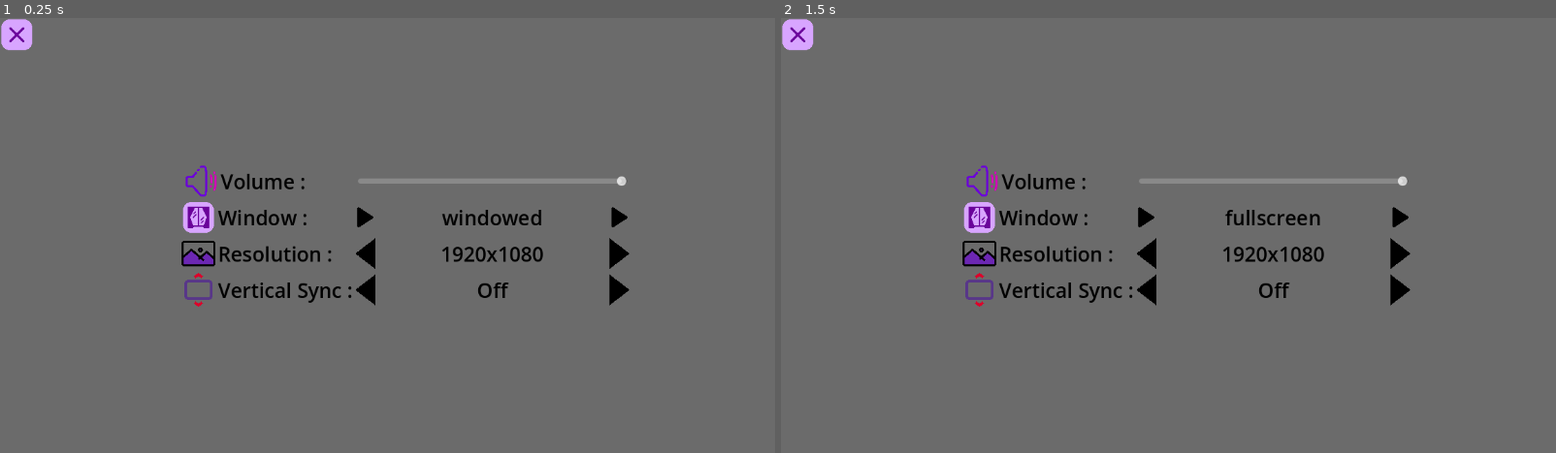
Above: before the commit, frames 1-2 (left to right).
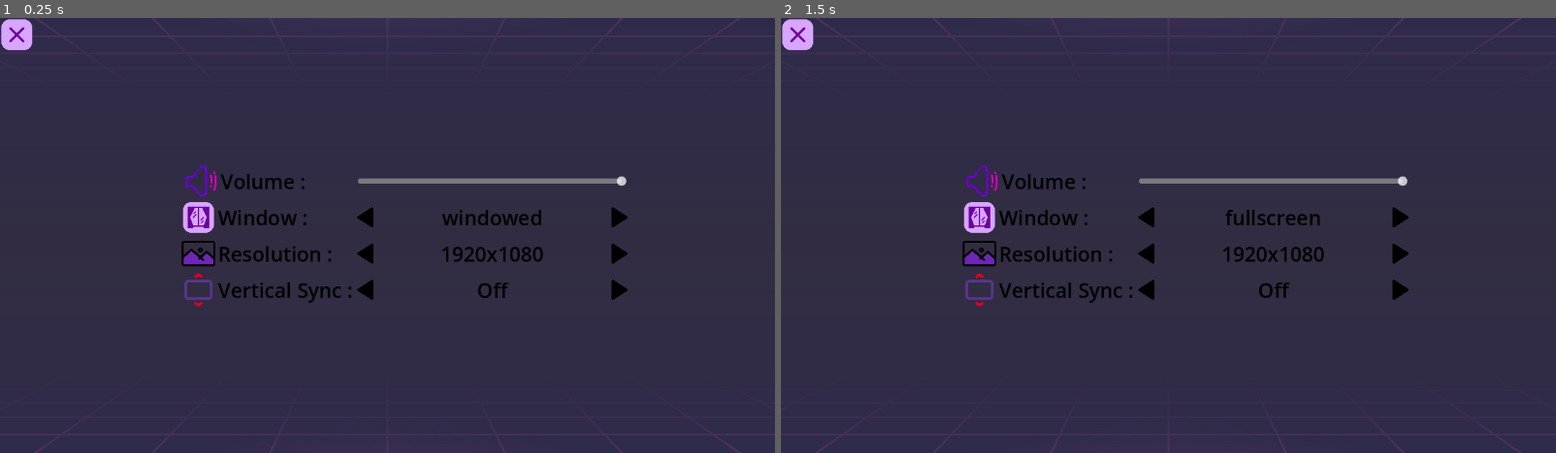
Above: after the commit, the same moments.

Repository: karimasoul/Godot_plugin_Yet
Game: Godot game, scene res://test_ui_main.tscn
Two runs of this game, one before a commit and one after it. Both use one fixed random seed, a clock stepped at 60 frames per second and the inputs below.
Inputs (mouse positions are in pixels of both pictures, inside the frame that each line leads up to):
- Up to frame 1 (0.25 s): no input
- Up to frame 2 (1.5 s): click (982, 218) at 0.5 s; click (1145, 218) at 1.27 s

The runs differ from the first frame. In frame 1, 98% of the frame differs, in the area x 0-100%, y 0-100%; in frame 2, 98%.

Commit message:
style moins deg

Diff:
--- a/project.godot
+++ b/project.godot
@@ -15,6 +15,6 @@
 config/features=PackedStringArray("4.5", "Forward Plus")
 config/icon="res://icon.svg"
 
-[editor_plugins]
+[display]
 
-enabled=PackedStringArray("res://addons/yetanotherplugins/plugin.cfg")
+mouse_cursor/main_scene="uid://lesnexvedow7"
--- a/test_ui_main.tscn
+++ b/test_ui_main.tscn
@@ -1,24 +1,18 @@
-[gd_scene load_steps=16 format=3 uid="uid://lesnexvedow7"]
+[gd_scene load_steps=14 format=3 uid="uid://lesnexvedow7"]
 
 [ext_resource type="Script" uid="uid://cvj0vyypi1wp1" path="res://addons/yetanotherplugins/ScriptsScene/MenuPause.gd" id="1_tg7x6"]
+[ext_resource type="Texture2D" uid="uid://dtm127e27u2ni" path="res://assets/91657.jpg" id="2_ewjm7"]
 [ext_resource type="Texture2D" uid="uid://cdsk0c3kahecj" path="res://assets/cross2.png" id="2_ir8c6"]
 [ext_resource type="Texture2D" uid="uid://cesf0jgrx67tr" path="res://assets/SoundOnn.png" id="3_jsbbb"]
 [ext_resource type="Texture2D" uid="uid://8vhla3kfhvkj" path="res://assets/SoundOfff.png" id="4_ir8c6"]
 [ext_resource type="Texture2D" uid="uid://c5mn6h4eolpwr" path="res://assets/window2.png" id="5_ewjm7"]
 [ext_resource type="Texture2D" uid="uid://ba3knhf5v0kam" path="res://assets/triangleRight.png" id="6_ewjm7"]
-[ext_resource type="Texture2D" uid="uid://b5c1tlxw3b63m" path="res://assets/leftTriangle.png" id="6_naqm7"]
-[ext_resource type="Texture2D" uid="uid://b04rvmxmm3un3" path="res://assets/rightTriangle.png" id="7_jsbbb"]
+[ext_resource type="Texture2D" uid="uid://crku6ppnu0r5t" path="res://assets/triangleLeft.png" id="6_ir8c6"]
 [ext_resource type="Script" uid="uid://dq7owwp4wqekt" path="res://addons/yetanotherplugins/ScriptsScene/window_label_script.gd" id="7_naqm7"]
 [ext_resource type="Script" uid="uid://buyakxm2gjf3u" path="res://addons/yetanotherplugins/ScriptsScene/resolution_label_script.gd" id="8_ex6w0"]
 [ext_resource type="Texture2D" uid="uid://n4ffjnrpumt6" path="res://assets/screen.png" id="9_ih3f1"]
 [ext_resource type="Texture2D" uid="uid://cjo7l8oj1hbvb" path="res://assets/vert.png" id="11_iwhit"]
 [ext_resource type="Script" uid="uid://bs86pgyg0tbbf" path="res://addons/yetanotherplugins/ScriptsScene/vert_sync_label_script.gd" id="11_jsbbb"]
-
-[sub_resource type="Gradient" id="Gradient_2gtlu"]
-colors = PackedColorArray(0, 0, 0, 1, 0.8431839, 0.8431839, 0.84318376, 1)
-
-[sub_resource type="GradientTexture1D" id="GradientTexture1D_w0cia"]
-gradient = SubResource("Gradient_2gtlu")
 
 [node name="TestUiMain" type="Control"]
 layout_mode = 3
@@ -30,13 +24,14 @@
 script = ExtResource("1_tg7x6")
 
 [node name="BG" type="TextureRect" parent="."]
+modulate = Color(1, 1, 1, 0.47058824)
 layout_mode = 1
 anchors_preset = 15
 anchor_right = 1.0
 anchor_bottom = 1.0
 grow_horizontal = 2
 grow_vertical = 2
-texture = SubResource("GradientTexture1D_w0cia")
+texture = ExtResource("2_ewjm7")
 expand_mode = 1
 stretch_mode = 6
 
@@ -121,7 +116,7 @@
 [node name="Left" type="TextureButton" parent="OverallBox/OptionsBox/WindowBox"]
 custom_minimum_size = Vector2(30, 30)
 layout_mode = 2
-texture_normal = ExtResource("6_ewjm7")
+texture_normal = ExtResource("6_ir8c6")
 ignore_texture_size = true
 stretch_mode = 5
 
@@ -171,7 +166,7 @@
 [node name="Left" type="TextureButton" parent="OverallBox/OptionsBox/ResolutionBox"]
 custom_minimum_size = Vector2(30, 30)
 layout_mode = 2
-texture_normal = ExtResource("6_naqm7")
+texture_normal = ExtResource("6_ir8c6")
 ignore_texture_size = true
 stretch_mode = 5
 
@@ -188,7 +183,7 @@
 [node name="Right" type="TextureButton" parent="OverallBox/OptionsBox/ResolutionBox"]
 custom_minimum_size = Vector2(30, 30)
 layout_mode = 2
-texture_normal = ExtResource("7_jsbbb")
+texture_normal = ExtResource("6_ewjm7")
 ignore_texture_size = true
 stretch_mode = 5
 
@@ -221,7 +216,7 @@
 [node name="Left" type="TextureButton" parent="OverallBox/OptionsBox/VerticalSyncBox"]
 custom_minimum_size = Vector2(30, 30)
 layout_mode = 2
-texture_normal = ExtResource("6_naqm7")
+texture_normal = ExtResource("6_ir8c6")
 ignore_texture_size = true
 stretch_mode = 5
 
@@ -238,7 +233,7 @@
 [node name="Right" type="TextureButton" parent="OverallBox/OptionsBox/VerticalSyncBox"]
 custom_minimum_size = Vector2(30, 30)
 layout_mode = 2
-texture_normal = ExtResource("7_jsbbb")
+texture_normal = ExtResource("6_ewjm7")
 ignore_texture_size = true
 stretch_mode = 5
 
Not shown, changed: addons/yetanotherplugins/dock.gd
Not shown, changed: addons/yetanotherplugins/dock.tscn
Not shown, changed: addons/yetanotherplugins/test_ui_main2.tscn
Binary file added: assets/91657.jpg
Not shown, added: assets/91657.jpg.import
Binary file added: assets/back.jpg
Not shown, added: assets/back.jpg.import
Binary file added: assets/triangleLeft.png
Not shown, added: assets/triangleLeft.png.import
Not shown, added: GAMAGORA_m2_programme.lnk
